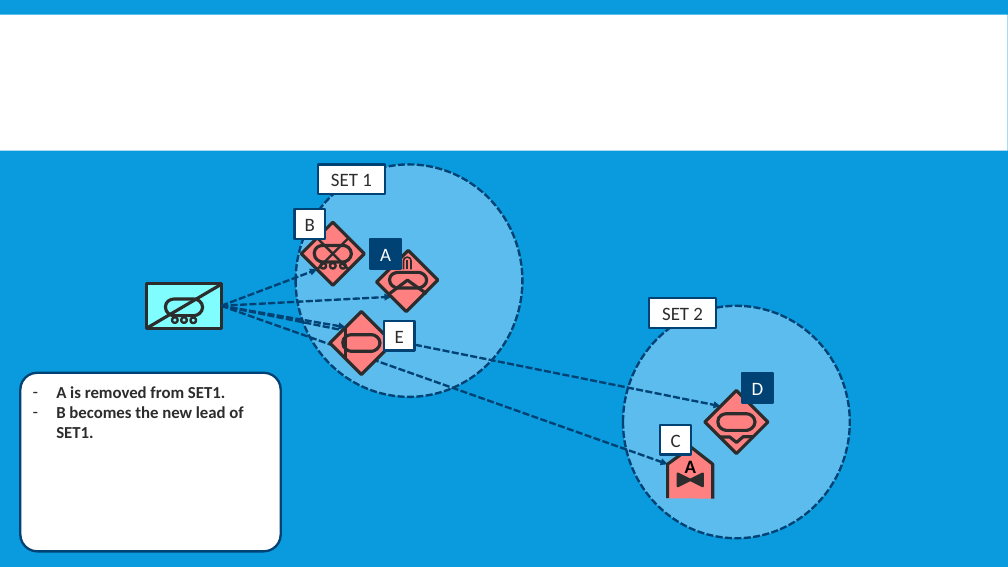
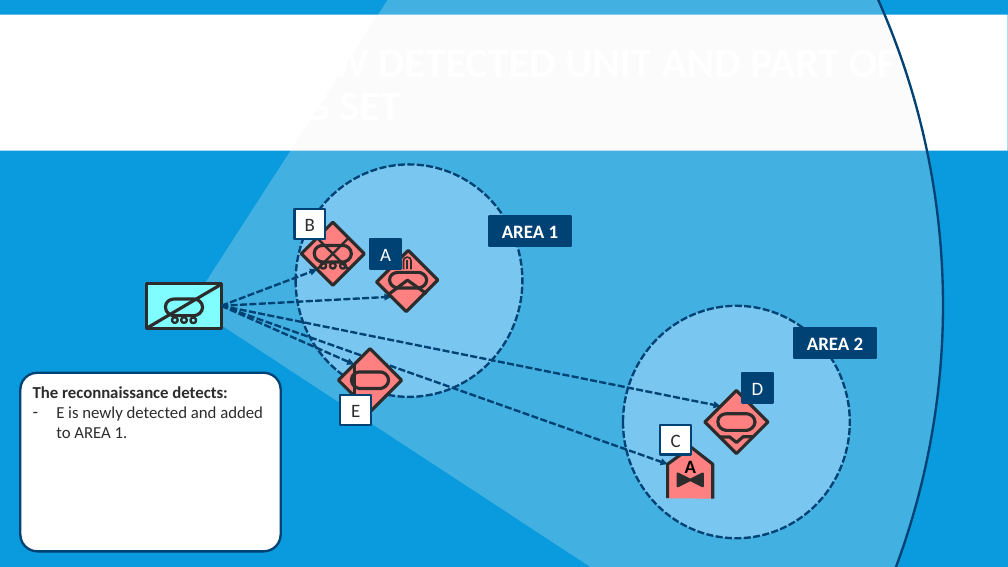
Before and after one commit to FlightControl-Master/MOOSE, a slide deck: slide 9 of Moose Training/Presentations/DCS World - MOOSE - Detection - Part 1 - Explanation.pptx (slide 15 before the commit). Drawn at 1008x567 pixels with LibreOffice and Linux fonts; fonts in the diff are those of the drawing; background and template pictures are left out. Boxes give left, top, right and bottom in pixels: in the first picture for what was removed or moved away, otherwise in the second. Text is boxed around its words. In the diff, an @@ line names an element or a change of style, - is before the commit and + after.

```diff
--- a/Moose Training/Presentations/DCS World - MOOSE - Detection - Part 1 - Explanation.pptx
+++ b/Moose Training/Presentations/DCS World - MOOSE - Detection - Part 1 - Explanation.pptx
@@ arc (boxed as its full ellipse) added at box(0, 0, 944, 567), fill #F2F2F2 at 25% opacity, outline #004274 2.25 pt @@
@@ rectangle removed at box(318, 165, 386, 194) @@
-SET 1
@@ rectangle added at box(489, 216, 571, 246), fill #004274, outline #004274 2.25 pt, 18 pt, text #FFFFFF, bold @@
+AREA 1
@@ rectangle removed at box(650, 299, 717, 328) @@
-SET 2
@@ arrow moved from (222, 306) - (346, 327) to (222, 306) - (355, 364) @@
@@ rectangle added at box(795, 328, 876, 358), fill #004274, outline #004274 2.25 pt, 18 pt, text #FFFFFF, bold @@
+AREA 2
@@ text in rounded rectangle at box(33, 386, 263, 438): text changed; bold off @@
-– A is removed from SET1.
-– B becomes the new lead of SET1.
+The reconnaissance detects:
+– E is newly detected and added to AREA 1.
@@ 1 rectangle, 1 line, 1 freeform shape: place and size @@
-1 rectangle, 1 line, 1 freeform shape at box(330, 311, 393, 374)
+1 rectangle, 1 line, 1 freeform shape at box(339, 348, 402, 412)
@@ rectangle "E": place and size @@
-rectangle "E" at box(384, 321, 415, 350)
+rectangle "E" at box(340, 395, 371, 425)
```
Also in this commit, not shown: 16 other slides changed, 3 slides added, 8 slides removed, 1 other file.
